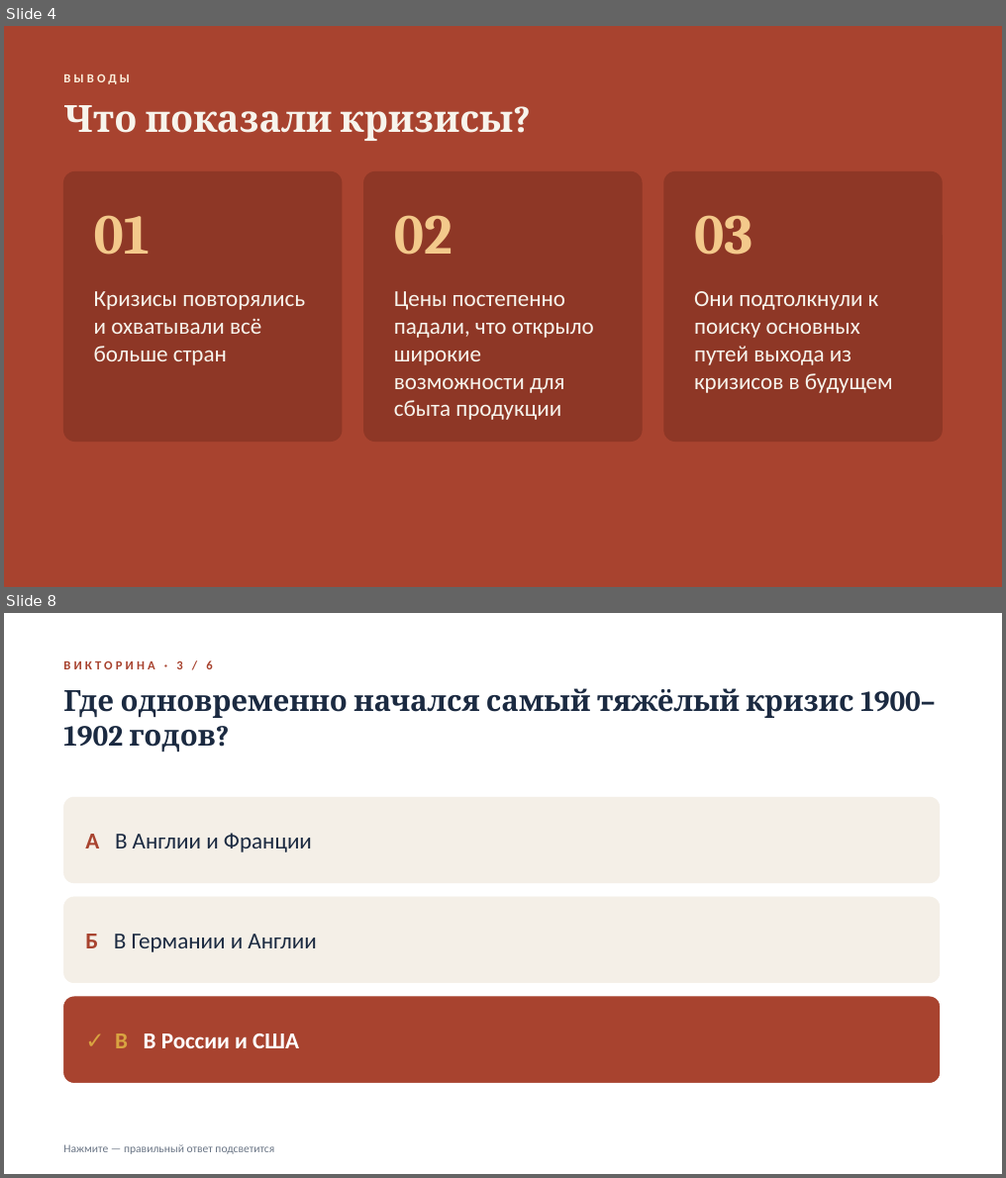
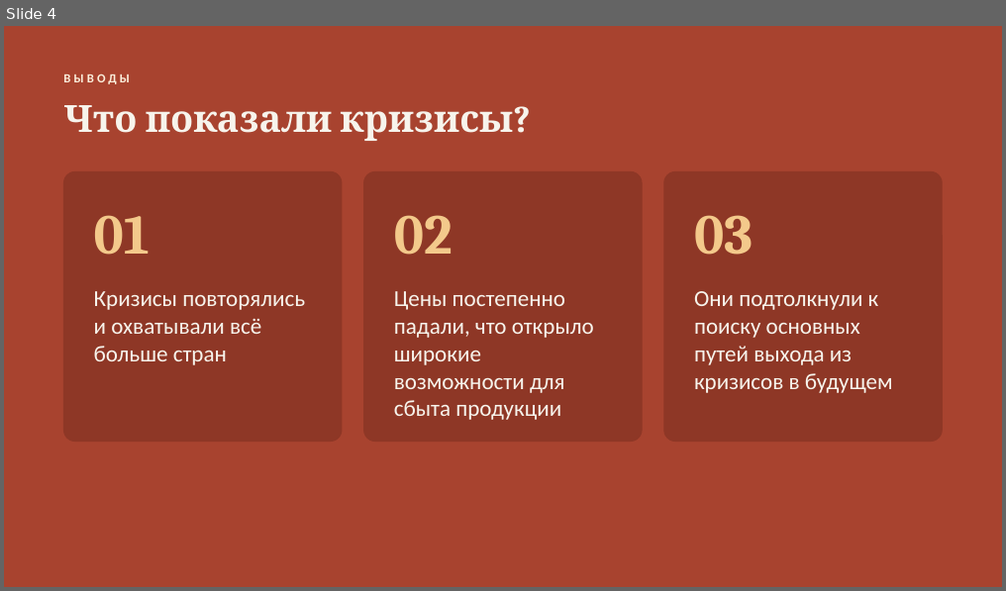
Before and after one commit to IVabdulin85/claude-workspace, a slide deck: Ekonomicheskie_krizisy_RU_viktorina.pptx. Shown one above the other, each under a label of ours: slides 4 and 8 before the commit, slide 4 after it; the slides between them are not shown. The pictures are 1006x1178 and 1006x591 pixels, drawn with LibreOffice and Linux fonts; fonts in the diff are those of the drawing. Boxes give left, top, right and bottom in pixels: in the first picture for what was removed or moved away, otherwise in the second. Text is boxed around its words. In the diff, an @@ line names an element or a change of style, - is before the commit and + after.

```diff
--- a/Ekonomicheskie_krizisy_RU_viktorina.pptx
+++ b/Ekonomicheskie_krizisy_RU_viktorina.pptx
@@ slide 8 removed at <box>4,613,1002,1174</box>, background #FFFFFF @@
@@ text removed at <box>63,661,212,669</box> @@
-ВИКТОРИНА · 3 / 6
@@ text removed at <box>63,688,935,752</box> @@
-Где одновременно начался самый тяжёлый кризис 1900–1902 годов?
@@ rounded rectangle removed at <box>63,797,940,883</box> @@
-А В Англии и Франции
@@ rounded rectangle removed at <box>63,897,940,983</box> @@
-Б В Германии и Англии
@@ rounded rectangle removed at <box>63,997,940,1083</box> @@
-✓ В В России и США
@@ text removed at <box>63,1145,274,1155</box> @@
-Нажмите — правильный ответ подсветится
```
Also in this commit, not shown: 4 slides changed, 2 other slides removed, 1 other file.
